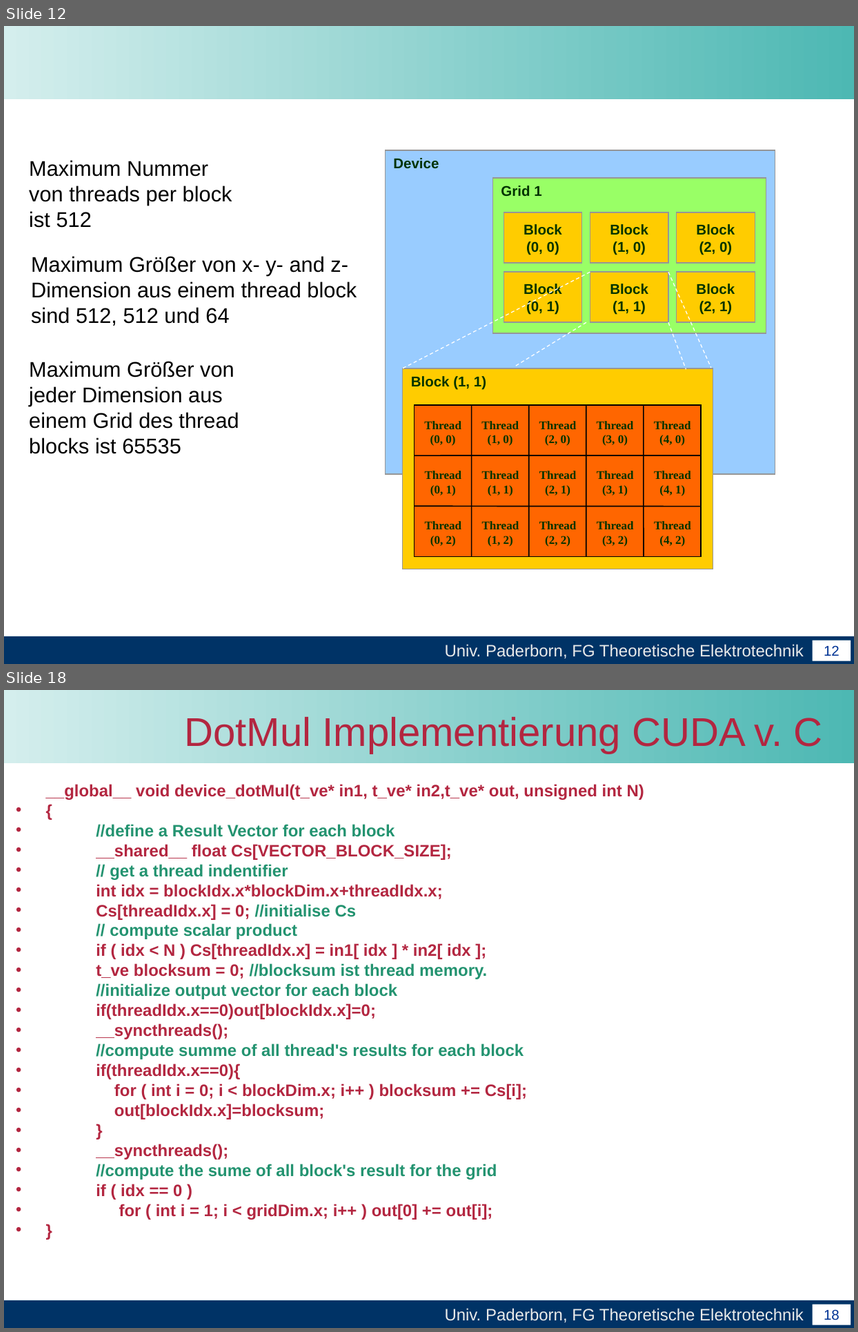
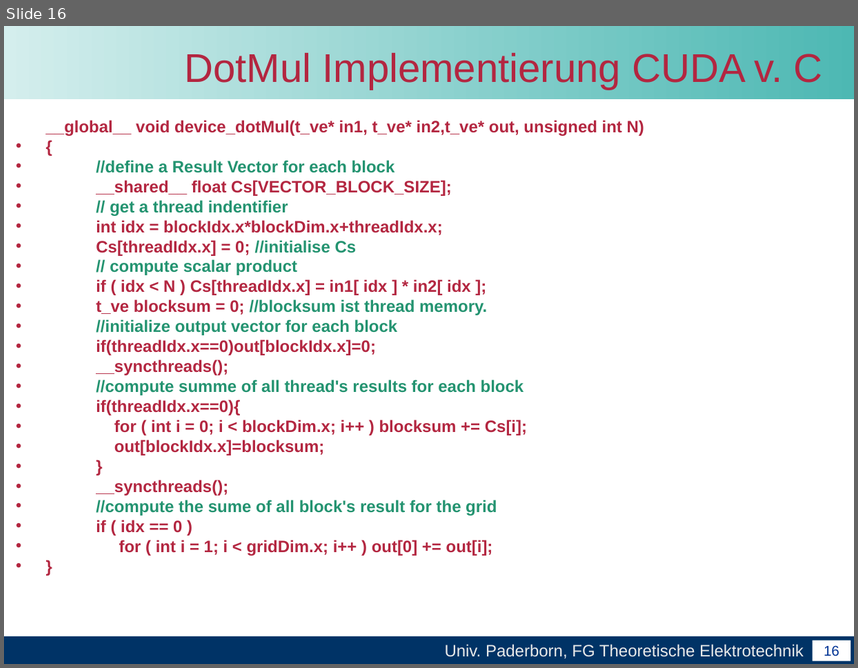
Before and after one commit to unconditional/projektarbeitcuda, a slide deck: Vortrag/Zwischenvortrag der Projektarbeit CUDA.ppt. Shown one above the other, each under a label of ours: slides 12 and 18 before the commit, slide 16 after it; the slides between them are not shown. The pictures are 858x1332 and 858x668 pixels, drawn with LibreOffice and Linux fonts; fonts in the diff are those of the drawing; background and template pictures are left out. Boxes give left, top, right and bottom in pixels: in the first picture for what was removed or moved away, otherwise in the second. Text is boxed around its words. In the diff, an @@ line names an element or a change of style, - is before the commit and + after.

```diff
--- a/Vortrag/Zwischenvortrag der Projektarbeit CUDA.ppt
+++ b/Vortrag/Zwischenvortrag der Projektarbeit CUDA.ppt
@@ slide 12 removed at (x1=4, y1=26, x2=854, y2=664), background #FFFFFF; not listed: 4 template elements that a slide beside it also shows @@
@@ text removed at (x1=29, y1=160, x2=232, y2=227) @@
-Maximum Nummer von threads per block ist 512
@@ text removed at (x1=31, y1=256, x2=357, y2=325) @@
-Maximum Größer von x- y- and z-Dimension aus einem thread block sind 512, 512 und 64
@@ group removed at (x1=385, y1=150, x2=775, y2=569): 15 texts, 10 rectangles, 10 lines @@
-Device
-Grid 1
-Block
-(0, 0)
-Block
-(1, 0)
-Block
-(2, 0)
-Block
-(0, 1)
-Block
-(1, 1)
-Block
-(2, 1)
-Block (1, 1)
-Thread
-(0, 1)
-Thread
-(1, 1)
-Thread
-(2, 1)
-Thread
-(3, 1)
-Thread
-(4, 1)
-Thread
-(0, 2)
-Thread
-(1, 2)
-Thread
-(2, 2)
-Thread
-(3, 2)
-Thread
-(4, 2)
-Thread
-(0, 0)
-Thread
-(1, 0)
-Thread
-(2, 0)
-Thread
-(3, 0)
-Thread
-(4, 0)
@@ text removed at (x1=29, y1=361, x2=239, y2=454) @@
-Maximum Größer von jeder Dimension aus einem Grid des thread blocks ist 65535
@@ what was slide 18 is now slide 16 @@
@@ page number at (x1=824, y1=645, x2=840, y2=656): text changed @@
-18
+16
```
Also in this commit, not shown: 7 slides changed, 20 slides added, 10 other slides removed, 1 other file.
